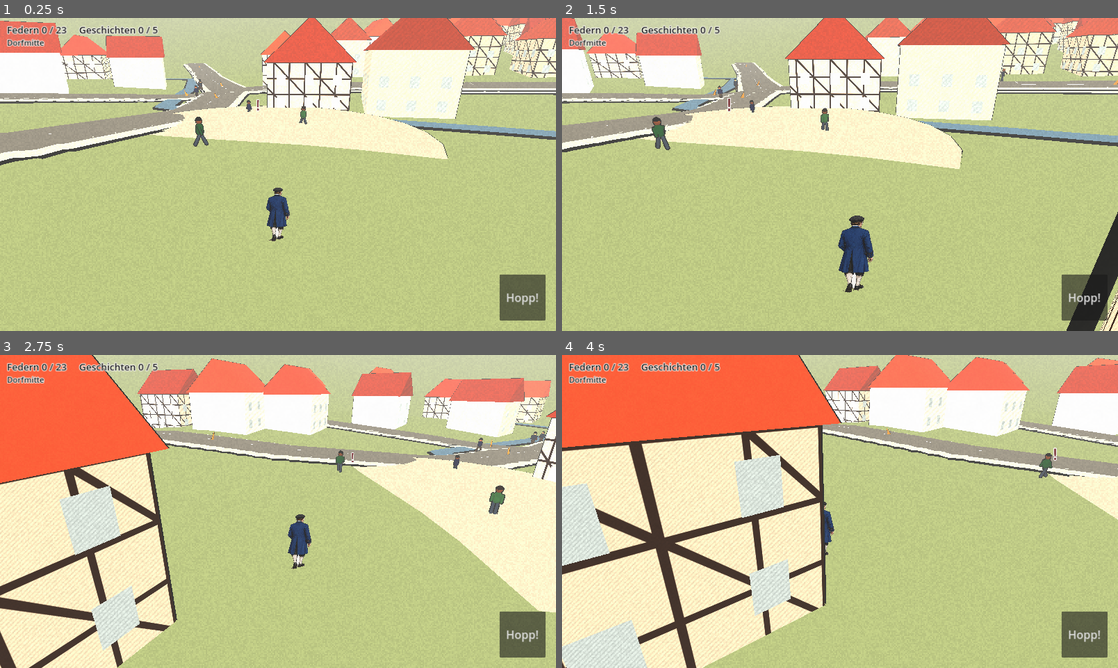
Above: before the commit, frames 1-4 (two rows, left to right).
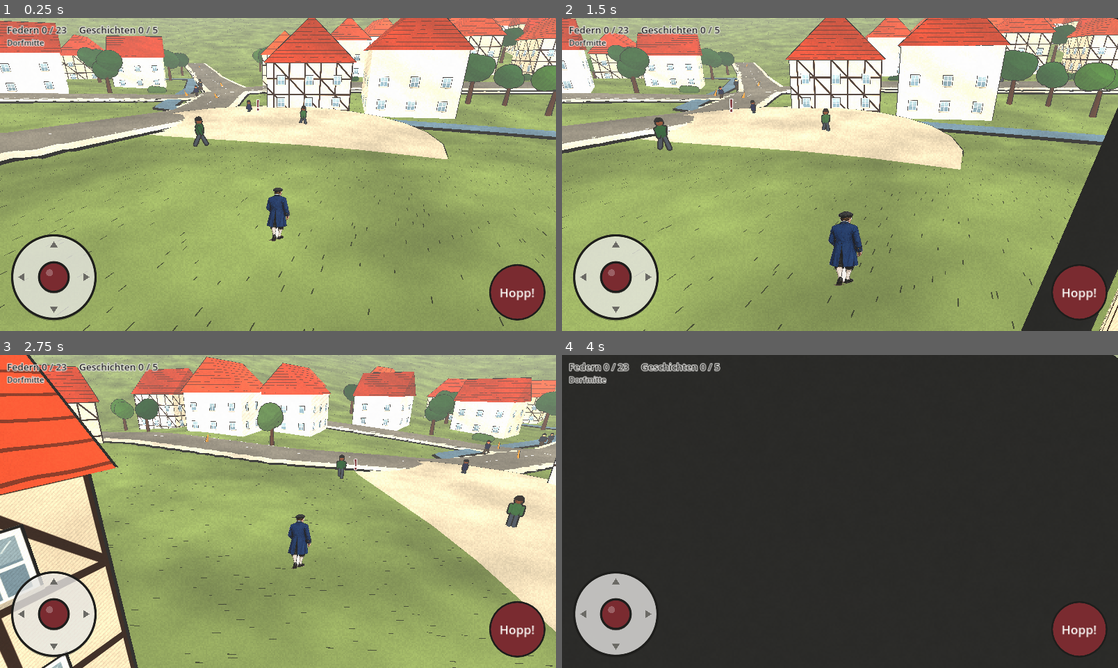
Above: after the commit, the same moments.

Repository: jcmeier86-droid/scribbler1120-spiel
Game: Godot game, scene res://02_Game/Scenes/Main.tscn
Two runs of this game, one before a commit and one after it. Both use one fixed random seed, a clock stepped at 60 frames per second and the inputs below.
Inputs (mouse positions are in pixels of both pictures, inside the frame that each line leads up to):
- Up to frame 1 (0.25 s): no input
- Up to frame 2 (1.5 s): tap Enter (interact) at 0.5 s; move the mouse to (962, 158) at 0.52 s; hold D (move_right) 0.53-1.25 s; hold Enter (interact) 0.53-1.25 s; click (962, 158) at 0.67 s; tap Space (jump) at 0.77, 0.8, 1.07 s; drag from (728, 190) to (812, 237) at 1.27 s
- Up to frame 3 (2.75 s): move the mouse to (333, 442) at 2.02 s; hold D (move_right) from 2.03 s (still down); hold Q (cam_left) from 2.03 s (still down); click (333, 442) at 2.17 s; tap Space (jump) at 2.3 s
- Up to frame 4 (4 s): release D (move_right) at 2.75 s; release Q (cam_left) at 2.75 s; drag from (812, 574) to (673, 464) at 2.77 s; move the mouse to (1006, 558) at 3.52 s; hold A (move_left) from 3.53 s (still down); hold Enter (interact) from 3.53 s (still down); click (1006, 558) at 3.67 s; tap Space (jump) at 3.77, 3.8 s

The runs differ from the first frame. In frame 1, 74% of the frame differs, in the area x 0-100%, y 0-100%; in frame 2, 75%; in frame 3, 73%; in frame 4, 98%.

Commit message:
Näher am Zielbild: Aquarell-Shader, Ziegelreihen, gezeichnete Fenster, Bäume, Himmel; sichtbarer Joystick und Lese-Knopf
Co-Authored-By: Claude Opus 5.5 <noreply@anthropic.com>
Claude-Session: https://claude.ai/code/session_017AcZrWpqwfBZYoBp6xNegY

Diff:
--- /dev/null
+++ b/02_Game/Scripts/joystick.gd
@@ -0,0 +1,43 @@
+class_name Joystick
+extends Control
+## Sichtbarer Joystick unten links im Scribbler-Stil (Papierkreis mit Tuschekontur, türroter Knauf).
+
+var knob := Vector2.ZERO
+
+func _ready() -> void:
+	mouse_filter = Control.MOUSE_FILTER_IGNORE
+	anchor_top = 1.0
+	anchor_bottom = 1.0
+	offset_left = 24
+	offset_right = 224
+	offset_top = -224
+	offset_bottom = -24
+
+func center() -> Vector2:
+	return global_position + size * 0.5
+
+func radius() -> float:
+	return size.x * 0.5 - 18.0
+
+func hit(p: Vector2) -> bool:
+	return p.distance_to(center()) < size.x * 0.75
+
+func set_knob(v: Vector2) -> void:
+	knob = v
+	queue_redraw()
+
+func _draw() -> void:
+	var c := size * 0.5
+	var r := size.x * 0.5 - 4.0
+	draw_circle(c + Vector2(0, 5), r, Color(0.12, 0.12, 0.11, 0.25))
+	draw_circle(c, r, Color(0.98, 0.976, 0.965, 0.72))
+	draw_arc(c, r, 0, TAU, 64, Color("#1E1E1C"), 4.0, true)
+	for a in [0.0, PI / 2, PI, PI * 1.5]:
+		var d := Vector2.RIGHT.rotated(a)
+		var tip := c + d * (r - 14)
+		draw_colored_polygon(PackedVector2Array([tip, tip - d * 14 + d.orthogonal() * 9, tip - d * 14 - d.orthogonal() * 9]), Color("#6B6A65"))
+	var k := c + knob * radius()
+	draw_circle(k + Vector2(0, 4), 34, Color(0.12, 0.12, 0.11, 0.35))
+	draw_circle(k, 34, Color("#7A2B30"))
+	draw_arc(k, 34, 0, TAU, 48, Color("#1E1E1C"), 4.0, true)
+	draw_circle(k + Vector2(-10, -10), 8, Color(1, 1, 1, 0.25))
--- a/02_Game/Scripts/main.gd
+++ b/02_Game/Scripts/main.gd
@@ -19,8 +19,10 @@
 var place: Label
 var dialog: PanelContainer
 var dialog_text: RichTextLabel
-var joy_origin := Vector2.ZERO
 var joy_index := -1
+var cam_index := -1
+var joystick: Joystick
+var read_btn: Button
 
 func _ready() -> void:
 	data = JSON.parse_string(FileAccess.get_file_as_string(AREA_FILE))
@@ -28,12 +30,18 @@
 	terrain = Terrain.new(data["water"], data.get("valley_extra", []))
 	var ground := ShaderMaterial.new()
 	ground.shader = TOON
-	ground.set_shader_parameter("albedo", Color("#A2AC86"))
+	ground.set_shader_parameter("albedo", Color("#8E9E6C"))
+	ground.set_shader_parameter("grass", true)
+	ground.set_shader_parameter("watercolor", 0.32)
 	terrain.build(self, ground)
 	builder = WorldBuilder.new(terrain, self)
 	builder.build_roads(data["roads"], data["water"])
 	builder.build_buildings(data["buildings"])
 	builder.build_platforms(data.get("platforms", []))
+	var free_spots: Array = [data["start"]]
+	for st in data["stations"]:
+		free_spots.append(st["pos"])
+	builder.build_trees(data["roads"], data["water"], data["buildings"], 90, 95.0, free_spots)
 	builder.build_stations(data["stations"])
 	builder.build_feathers(data["roads"], data.get("platforms", []))
 	for f in builder.feathers:
@@ -69,21 +77,29 @@
 
 func _environment() -> void:
 	var env := Environment.new()
-	env.background_mode = Environment.BG_COLOR
-	env.background_color = Color("#BFD0D8")
+	env.background_mode = Environment.BG_SKY
+	var sky_mat := ProceduralSkyMaterial.new()
+	sky_mat.sky_top_color = Color("#7FA6C0")
+	sky_mat.sky_horizon_color = Color("#E7E5DF")
+	sky_mat.ground_horizon_color = Color("#E7E5DF")
+	sky_mat.ground_bottom_color = Color("#9DAE78")
+	sky_mat.sun_angle_max = 0.0
+	var sky := Sky.new()
+	sky.sky_material = sky_mat
+	env.sky = sky
 	env.ambient_light_source = Environment.AMBIENT_SOURCE_COLOR
 	env.ambient_light_color = Color("#E7E5DF")
 	env.ambient_light_energy = 0.45
 	env.fog_enabled = true
 	env.fog_light_color = Color("#E7E5DF")
-	env.fog_density = 0.0018
+	env.fog_density = 0.0012
 	var we := WorldEnvironment.new()
 	we.environment = env
 	add_child(we)
 	var sun := DirectionalLight3D.new()
 	sun.rotation_degrees = Vector3(-52, 35, 0)
 	sun.light_color = Color("#FFF4E0")
-	sun.light_energy = 1.05
+	sun.light_energy = 0.95
 	add_child(sun)
 
 ## Passanten auf den Gehwegen verteilen
@@ -167,19 +183,46 @@
 	dialog.add_child(dialog_text)
 	dialog.visible = false
 	layer.add_child(dialog)
-	var jump := Button.new()
-	jump.text = "Hopp!"
-	jump.anchor_left = 1.0
-	jump.anchor_right = 1.0
-	jump.anchor_top = 1.0
-	jump.anchor_bottom = 1.0
-	jump.offset_left = -130
-	jump.offset_top = -130
+	joystick = Joystick.new()
+	layer.add_child(joystick)
+	var jump := _round_button("Hopp!", Color("#7A2B30"), Color("#FAF9F6"), 130)
+	jump.offset_left = -154
+	jump.offset_top = -154
 	jump.offset_right = -24
 	jump.offset_bottom = -24
-	jump.add_theme_font_size_override("font_size", 26)
-	jump.pressed.connect(func(): player.request_jump())
+	jump.button_down.connect(func(): player.request_jump())
 	layer.add_child(jump)
+	read_btn = _round_button("Lesen", Color("#FAF9F6"), Color("#1E1E1C"), 100)
+	read_btn.offset_left = -270
+	read_btn.offset_top = -124
+	read_btn.offset_right = -170
+	read_btn.offset_bottom = -24
+	read_btn.visible = false
+	read_btn.pressed.connect(_interact)
+	layer.add_child(read_btn)
+
+func _round_button(text: String, bg: Color, fg: Color, size: int) -> Button:
+	var b := Button.new()
+	b.text = text
+	b.anchor_left = 1.0
+	b.anchor_right = 1.0
+	b.anchor_top = 1.0
+	b.anchor_bottom = 1.0
+	b.focus_mode = Control.FOCUS_NONE
+	b.add_theme_font_size_override("font_size", 28 if size > 110 else 22)
+	b.add_theme_color_override("font_color", fg)
+	b.add_theme_color_override("font_pressed_color", fg)
+	b.add_theme_color_override("font_hover_color", fg)
+	for state in ["normal", "hover", "pressed", "focus"]:
+		var sb := StyleBoxFlat.new()
+		sb.bg_color = bg.darkened(0.15) if state == "pressed" else bg
+		sb.border_color = Color("#1E1E1C")
+		sb.set_border_width_all(4)
+		sb.set_corner_radius_all(size)
+		sb.shadow_color = Color(0.12, 0.12, 0.11, 0.5)
+		sb.shadow_offset = Vector2(0, 5)
+		b.add_theme_stylebox_override(state, sb)
+	return b
 
 func _label(parent: Node, pos: Vector2, size: int) -> Label:
 	var l := Label.new()
@@ -206,16 +249,22 @@
 func _on_station_enter(body: Node, s: Area3D) -> void:
 	if body == player:
 		near_station = s
-		hint.text = "Enter / F: Geschichte lesen – " + s.get_meta("station")["title"]
+		hint.text = s.get_meta("station")["title"] + " – Enter / F / Lesen"
 		hint.visible = true
+		read_btn.visible = true
 
 func _on_station_exit(body: Node, s: Area3D) -> void:
 	if body == player and near_station == s:
 		near_station = null
 		hint.visible = false
+		read_btn.visible = false
 
 func _unhandled_input(event: InputEvent) -> void:
 	if event.is_action_pressed("interact"):
+		_interact()
+	_touch(event)
+
+func _interact() -> void:
 		if dialog.visible:
 			_next_line()
 		elif near_station:
@@ -228,16 +277,37 @@
 			dialog_text.set_meta("title", st["title"])
 			player.input_locked = true
 			_next_line()
-	# Touch: linke Bildschirmhälfte = Joystick
+
+
+## Touch: Joystick unten links, Wischen in der rechten Hälfte dreht die Kamera, Tippen auf die Blase blättert weiter
+func _touch(event: InputEvent) -> void:
 	if event is InputEventScreenTouch:
-		if event.pressed and event.position.x < get_viewport().get_visible_rect().size.x * 0.45 and joy_index == -1:
-			joy_index = event.index
-			joy_origin = event.position
-		elif not event.pressed and event.index == joy_index:
-			joy_index = -1
-			player.touch_move = Vector2.ZERO
-	elif event is InputEventScreenDrag and event.index == joy_index:
-		player.touch_move = ((event.position - joy_origin) / 70.0).limit_length(1.0)
+		var w := get_viewport().get_visible_rect().size.x
+		if event.pressed:
+			if dialog.visible:
+				_next_line()
+			elif joy_index == -1 and joystick.hit(event.position):
+				joy_index = event.index
+				_joy(event.position)
+			elif cam_index == -1 and event.position.x > w * 0.45:
+				cam_index = event.index
+		else:
+			if event.index == joy_index:
+				joy_index = -1
+				joystick.set_knob(Vector2.ZERO)
+				player.touch_move = Vector2.ZERO
+			if event.index == cam_index:
+				cam_index = -1
+	elif event is InputEventScreenDrag:
+		if event.index == joy_index:
+			_joy(event.position)
+		elif event.index == cam_index:
+			player.cam_yaw -= event.relative.x * 0.008
+
+func _joy(pos: Vector2) -> void:
+	var v := ((pos - joystick.center()) / joystick.radius()).limit_length(1.0)
+	joystick.set_knob(v)
+	player.touch_move = v
 
 func _next_line() -> void:
 	if dialog_lines.is_empty():
--- a/02_Game/Scripts/world_builder.gd
+++ b/02_Game/Scripts/world_builder.gd
@@ -22,7 +22,7 @@
 
 ## Tusche-Material mit Kontur, je Farbe nur einmal erzeugt.
 func mat(color: Color, outline := true, tex: Texture2D = null) -> ShaderMaterial:
-	var key := "%s|%s|%s" % [color.to_html(), outline, tex.resource_path if tex else ""]
+	var key := "%s|%s|%s" % [color.to_html(), outline, tex.get_instance_id() if tex else 0]
 	if _mats.has(key):
 		return _mats[key]
 	var m := ShaderMaterial.new()
@@ -56,6 +56,37 @@
 	st.set_normal(nn); st.set_uv(ua); st.add_vertex(a)
 	st.set_normal(nn); st.set_uv(ub); st.add_vertex(b)
 	st.set_normal(nn); st.set_uv(uc); st.add_vertex(c)
+
+## Variante des Tusche-Materials mit Zusatz-Parametern (Ziegelreihen, Gras)
+func mat_ex(color: Color, params: Dictionary) -> ShaderMaterial:
+	var key := "ex|%s|%s" % [color.to_html(), str(params)]
+	if _mats.has(key):
+		return _mats[key]
+	var m: ShaderMaterial = mat(color, true).duplicate()
+	m.next_pass = mat(color, true).next_pass
+	for k in params:
+		m.set_shader_parameter(k, params[k])
+	_mats[key] = m
+	return m
+
+var _window_tex: Texture2D = null
+## Gezeichnetes Fenster: weißer Rahmen, Sprossenkreuz, blau-graues Glas mit Spiegelung
+func window_texture() -> Texture2D:
+	if _window_tex:
+		return _window_tex
+	var img := Image.create(64, 80, false, Image.FORMAT_RGB8)
+	img.fill(Color("#1E1E1C"))
+	img.fill_rect(Rect2i(3, 3, 58, 74), Color("#FAF9F6"))
+	img.fill_rect(Rect2i(9, 9, 46, 62), Color("#8FA6B4"))
+	img.fill_rect(Rect2i(9, 9, 46, 26), Color("#A9BCC6"))
+	img.fill_rect(Rect2i(30, 9, 4, 62), Color("#FAF9F6"))
+	img.fill_rect(Rect2i(9, 38, 46, 4), Color("#FAF9F6"))
+	for k in range(10):
+		img.set_pixel(13 + k, 13 + k, Color("#DCE6EA"))
+		img.set_pixel(14 + k, 13 + k, Color("#DCE6EA"))
+	img.fill_rect(Rect2i(0, 74, 64, 6), Color("#C9C3B5"))
+	_window_tex = ImageTexture.create_from_image(img)
+	return _window_tex
 
 # ---------------------------------------------------------------- Straßen und Wasser
 func _strip(points: Array, width: float, lift: float, color: Color, parent: Node3D, dash := false) -> void:
@@ -237,11 +268,11 @@
 				var hh := 1.3 if not landmark else 2.0
 				var q := [p - dir * w * 0.5, p + dir * w * 0.5]
 				var v := [Vector3(q[0].x, y, q[0].y), Vector3(q[1].x, y, q[1].y), Vector3(q[1].x, y + hh, q[1].y), Vector3(q[0].x, y + hh, q[0].y)]
-				tri(st, v[0], v[1], v[2], Vector3(out.x, 0, out.y))
-				tri(st, v[0], v[2], v[3], Vector3(out.x, 0, out.y))
+				tri(st, v[0], v[1], v[2], Vector3(out.x, 0, out.y), [Vector2(0, 1), Vector2(1, 1), Vector2(1, 0)])
+				tri(st, v[0], v[2], v[3], Vector3(out.x, 0, out.y), [Vector2(0, 1), Vector2(1, 0), Vector2(0, 0)])
 	var mi := MeshInstance3D.new()
 	mi.mesh = st.commit()
-	mi.material_override = mat(Color("#CBD5D8"), true)
+	mi.material_override = mat(Color.WHITE, false, window_texture())
 	parent.add_child(mi)
 
 func _roof(fp: Array[Vector2], top: float, kind: String, color: Color, parent: Node3D) -> void:
@@ -283,7 +314,7 @@
 		tri(st, t3[0], t3[1], t3[2], out)
 	var mi := MeshInstance3D.new()
 	mi.mesh = st.commit()
-	mi.material_override = mat(color, true)
+	mi.material_override = mat_ex(color, {"stripes": 0.42 if color.r > 0.5 else 0.6})
 	parent.add_child(mi)
 
 func _basilica(fp: Array[Vector2], base: float, h: float, parent: Node3D) -> void:
@@ -400,6 +431,102 @@
 		body.position = Vector3(c.x, g + h * 0.5 - 0.5, c.y)
 		root.add_child(body)
 
+# ---------------------------------------------------------------- Bäume und Büsche
+func _dist_seg(p: Vector2, a: Vector2, b: Vector2) -> float:
+	var ab := b - a
+	var t := clampf((p - a).dot(ab) / maxf(ab.length_squared(), 0.0001), 0.0, 1.0)
+	return p.distance_to(a + ab * t)
+
+func build_trees(roads: Array, water: Array, buildings: Array, count: int, area := 95.0, keep_free: Array = []) -> void:
+	var rng := RandomNumberGenerator.new()
+	rng.seed = 2026
+	var segs: Array = []
+	for r in roads + water:
+		var pts: Array = r["points"]
+		for i in range(pts.size() - 1):
+			segs.append([Vector2(pts[i][0], pts[i][1]), Vector2(pts[i + 1][0], pts[i + 1][1]), r.get("width", 3.0) * 0.5 + 2.5])
+	var centers: Array[Vector2] = []
+	for b in buildings:
+		var c := Vector2.ZERO
+		for p in b["footprint"]:
+			c += Vector2(p[0], p[1])
+		centers.append(c / b["footprint"].size())
+	var node := Node3D.new()
+	node.name = "Baeume"
+	root.add_child(node)
+	var greens := ["#4F7D52", "#2E6B3E", "#6E8F5E", "#5E8A4A"]
+	var placed := 0
+	var tries := 0
+	while placed < count and tries < count * 30:
+		tries += 1
+		var p := Vector2(rng.randf_range(-area, area), rng.randf_range(-area * 1.4, area * 1.4))
+		var ok := true
+		for s in segs:
+			if _dist_seg(p, s[0], s[1]) < s[2]:
+				ok = false
+				break
+		if ok:
+			for f in keep_free:
+				if p.distance_to(Vector2(f[0], f[1])) < 13.0:
+					ok = false
+		if ok:
+			for c in centers:
+				if p.distance_to(c) < 8.0:
+					ok = false
+					break
+		if not ok:
+			continue
+		placed += 1
+		var y := terrain.surface(p.x, p.y)
+		var big := rng.randf() < 0.7
+		var s := rng.randf_range(0.8, 1.35)
+		var tree := StaticBody3D.new()
+		tree.position = Vector3(p.x, y, p.y)
+		node.add_child(tree)
+		var green: String = greens[rng.randi() % greens.size()]
+		if big:
+			var trunk := MeshInstance3D.new()
+			var cm := CylinderMesh.new()
+			cm.top_radius = 0.18 * s
+			cm.bottom_radius = 0.28 * s
+			cm.height = 3.0 * s
+			trunk.mesh = cm
+			trunk.position.y = 1.5 * s
+			trunk.material_override = mat(Color("#6E4A33"), true)
+			tree.add_child(trunk)
+			for k in range(4):
+				var blob := MeshInstance3D.new()
+				var sm := SphereMesh.new()
+				var r := rng.randf_range(1.2, 1.9) * s
+				sm.radius = r
+				sm.height = r * 1.8
+				sm.radial_segments = 10
+				sm.rings = 6
+				blob.mesh = sm
+				blob.position = Vector3(rng.randf_range(-1, 1) * s, (3.4 + rng.randf_range(0, 1.6)) * s, rng.randf_range(-1, 1) * s)
+				blob.material_override = mat(Color(green), true)
+				tree.add_child(blob)
+			var cs := CollisionShape3D.new()
+			var cyl := CylinderShape3D.new()
+			cyl.radius = 0.35 * s
+			cyl.height = 3.0 * s
+			cs.shape = cyl
+			cs.position.y = 1.5 * s
+			tree.add_child(cs)
+		else:
+			for k in range(3):
+				var blob := MeshInstance3D.new()
+				var sm := SphereMesh.new()
+				var r := rng.randf_range(0.55, 0.9) * s
+				sm.radius = r
+				sm.height = r * 1.6
+				sm.radial_segments = 8
+				sm.rings = 5
+				blob.mesh = sm
+				blob.position = Vector3(k * 0.7 * s - 0.7 * s, r * 0.6, rng.randf_range(-0.3, 0.3))
+				blob.material_override = mat(Color(green), true)
+				tree.add_child(blob)
+
 # ---------------------------------------------------------------- Stationen und Federn
 func build_stations(list: Array) -> void:
 	for s in list:
--- a/02_Game/Shaders/ink_outline.gdshader
+++ b/02_Game/Shaders/ink_outline.gdshader
@@ -4,7 +4,7 @@
 render_mode unshaded, cull_front, depth_draw_opaque;
 
 uniform vec4 ink : source_color = vec4(0.118, 0.118, 0.11, 1.0);
-uniform float width = 0.05;
+uniform float width = 0.075;
 uniform float wobble = 0.35;
 
 float hash(vec3 p) { return fract(sin(dot(p, vec3(12.9898, 78.233, 37.719))) * 43758.5453); }
--- a/02_Game/Shaders/ink_toon.gdshader
+++ b/02_Game/Shaders/ink_toon.gdshader
@@ -1,6 +1,6 @@
-// Scribbler1120 – Tusche-Toon-Shader
-// Flache Farbstufen, Schraffur in den Schatten, leichte Papierkörnung.
-// Gilt für Gebäude, Gelände, Figur und Natur, damit alles „aus demselben Zeichenbuch“ wirkt.
+// Scribbler1120 – Tusche-Aquarell-Shader
+// Flache Farbstufen, Schraffur in den Schatten, Aquarell-Wolken, Papierkorn.
+// Optional: Ziegelreihen (stripes) für Dächer, Grasstriche (grass) für den Boden.
 shader_type spatial;
 render_mode diffuse_toon, specular_disabled;
 
@@ -8,24 +8,52 @@
 uniform sampler2D albedo_tex : source_color, filter_linear_mipmap, repeat_enable, hint_default_white;
 uniform bool use_texture = false;
 uniform vec2 uv_scale = vec2(1.0, 1.0);
-uniform float hatch_strength : hint_range(0.0, 0.5) = 0.18;
-uniform float hatch_spacing = 7.0;
-uniform float grain_strength : hint_range(0.0, 0.2) = 0.06;
+uniform float hatch_strength : hint_range(0.0, 0.6) = 0.28;
+uniform float hatch_spacing = 6.0;
+uniform float grain_strength : hint_range(0.0, 0.2) = 0.05;
+uniform float watercolor : hint_range(0.0, 0.5) = 0.22;
+uniform float stripes = 0.0;
+uniform bool grass = false;
+
+varying vec3 wpos;
 
 float hash(vec2 p) { return fract(sin(dot(p, vec2(127.1, 311.7))) * 43758.5453); }
+float noise(vec2 p) {
+	vec2 i = floor(p); vec2 f = fract(p); f = f * f * (3.0 - 2.0 * f);
+	return mix(mix(hash(i), hash(i + vec2(1, 0)), f.x), mix(hash(i + vec2(0, 1)), hash(i + vec2(1, 1)), f.x), f.y);
+}
+
+void vertex() {
+	wpos = (MODEL_MATRIX * vec4(VERTEX, 1.0)).xyz;
+}
 
 void fragment() {
 	vec3 c = albedo.rgb;
 	if (use_texture) { c *= texture(albedo_tex, UV * uv_scale).rgb; }
-	float g = hash(floor(FRAGCOORD.xy / 2.0));
-	ALBEDO = c * (1.0 - grain_strength + grain_strength * g);
+	// Aquarell: ungleichmäßige, weiche Farbwolken
+	vec2 q = wpos.xz * 0.18 + vec2(wpos.y * 0.31, -wpos.y * 0.17);
+	float w = noise(q) * 0.6 + noise(q * 3.1) * 0.3 + noise(q * 9.0) * 0.1;
+	c *= 1.0 - watercolor * 0.55 + watercolor * w;
+	if (stripes > 0.0) {
+		float s = fract(wpos.y / stripes + noise(wpos.xz * 2.0) * 0.08);
+		if (s < 0.13) { c *= 0.68; }
+	}
+	if (grass) {
+		vec2 g = wpos.xz * 2.2;
+		vec2 cell = floor(g);
+		vec2 f = fract(g) - vec2(hash(cell), hash(cell + 7.0));
+		float stroke = step(0.8, hash(cell + 3.0)) * step(abs(f.x + f.y * 0.35), 0.035) * step(abs(f.y), 0.3);
+		c = mix(c, c * 0.55, stroke);
+	}
+	float gr = hash(floor(FRAGCOORD.xy / 2.0));
+	ALBEDO = c * (1.0 - grain_strength + grain_strength * gr);
 	ROUGHNESS = 1.0;
 }
 
 void light() {
 	float ndl = dot(NORMAL, LIGHT);
-	float step_l = ndl > 0.45 ? 1.0 : (ndl > 0.0 ? 0.72 : 0.55);
-	float hatch = step(0.55, fract((FRAGCOORD.x + FRAGCOORD.y) / hatch_spacing));
-	if (step_l < 0.9) { step_l -= hatch_strength * hatch * (1.0 - step_l + 0.3); }
+	float step_l = ndl > 0.4 ? 1.0 : (ndl > 0.0 ? 0.74 : 0.58);
+	float hatch = step(0.6, fract((FRAGCOORD.x + FRAGCOORD.y) / hatch_spacing));
+	if (step_l < 0.9) { step_l -= hatch_strength * hatch * (1.05 - step_l); }
 	DIFFUSE_LIGHT += ALBEDO * LIGHT_COLOR * ATTENUATION * step_l;
 }
--- a/project.godot
+++ b/project.godot
@@ -75,6 +75,10 @@
 ]
 }
 
+[input_devices]
+
+pointing/emulate_touch_from_mouse=true
+
 [rendering]
 
 renderer/rendering_method="gl_compatibility"
